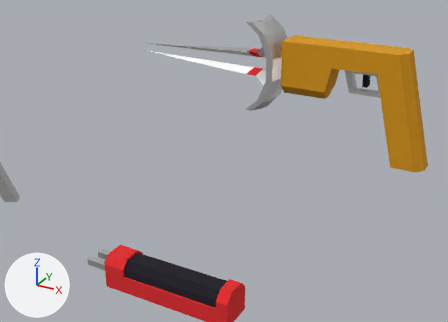
One commit to the Blender file project/assets/models/entities.blend: the scene before it, then after it.
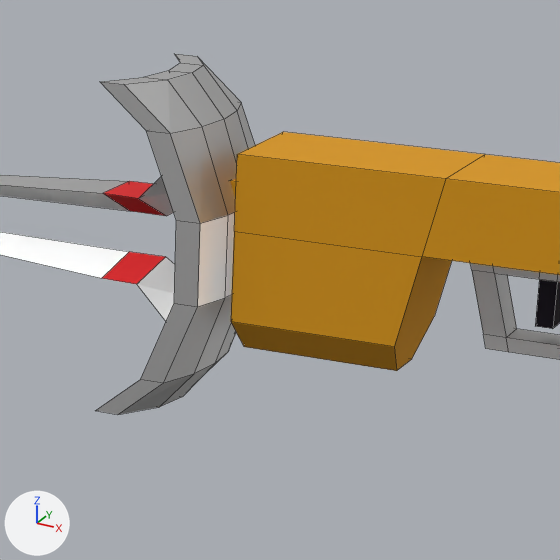
Each version appears first from a 50 mm lens placed at (8.25, -4.84, 4.24), pointed at (3.66, 3.51, 0.07), and next in a close-up on the part from 49% to 82% of the width and 0% to 46% of the height. Arrows for +X, +Y and +Z are at lower left; the lights stay in place. The close-ups show mesh edges as thin lines.

Objects in the first close-up: 'RayGun1'.
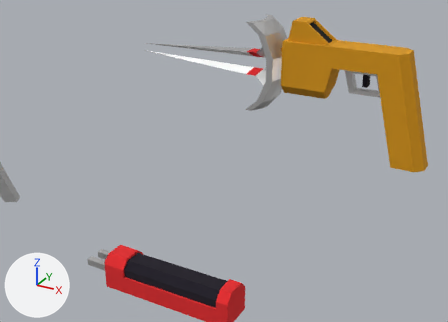
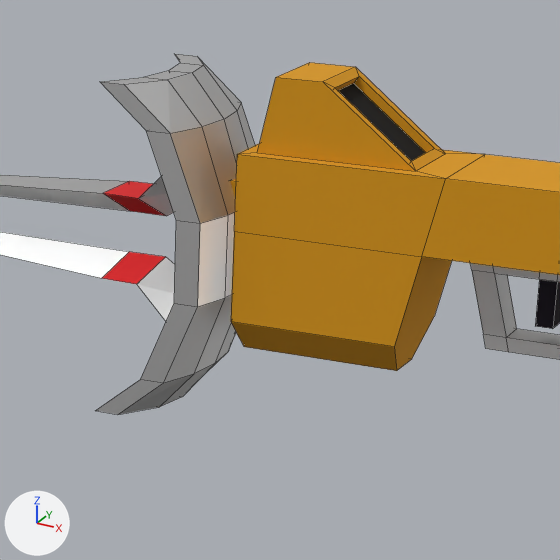
Edits to the scene script, one JSON object a line:
```json
{"block": "me_raygun1", "where": "# used by ob_raygun1; location = (5.0, 5.0, 0.0)"}
{"op": "remove", "block": "me_raygun1", "code": "me_raygun1.from_pydata(...)  # 174 vertices, 166 faces; spans x -3.99..1.66, y -0.39..0.39, z 0.0..2.18"}
{"op": "add", "block": "me_raygun1", "code": "me_raygun1.from_pydata(...)  # 190 vertices, 182 faces; spans x -3.99..1.66, y -0.39..0.39, z 0.0..2.24"}
{"block": "me_raygun1", "change": "me_raygun1 part 1"}
{"block": "me_raygun1", "change": "1 face is deleted"}
{"block": "me_raygun1", "change": "16 vertices are added at x -0.82..-0.07, y -0.2..0.2, z 1.89..2.24"}
{"block": "me_raygun1", "change": "16 new faces join them, mat_yellowplastic (orange #dc9912)"}
{"block": "me_raygun1", "change": "1 new face joins them, mat_blackscreen (black #000000)"}
{"op": "add", "block": "me_raygun1", "code": "me_raygun1.materials.append(mat_blackscreen)  # black #000000"}
```

Location of each change, [x1, y1, x2, y2] in pixels of the close-ups (560 x 560 px):
```json
{"part": 1, "of": "me_raygun1", "change": "built on", "before": [238, 132, 485, 179], "after": [238, 63, 485, 179]}
```
